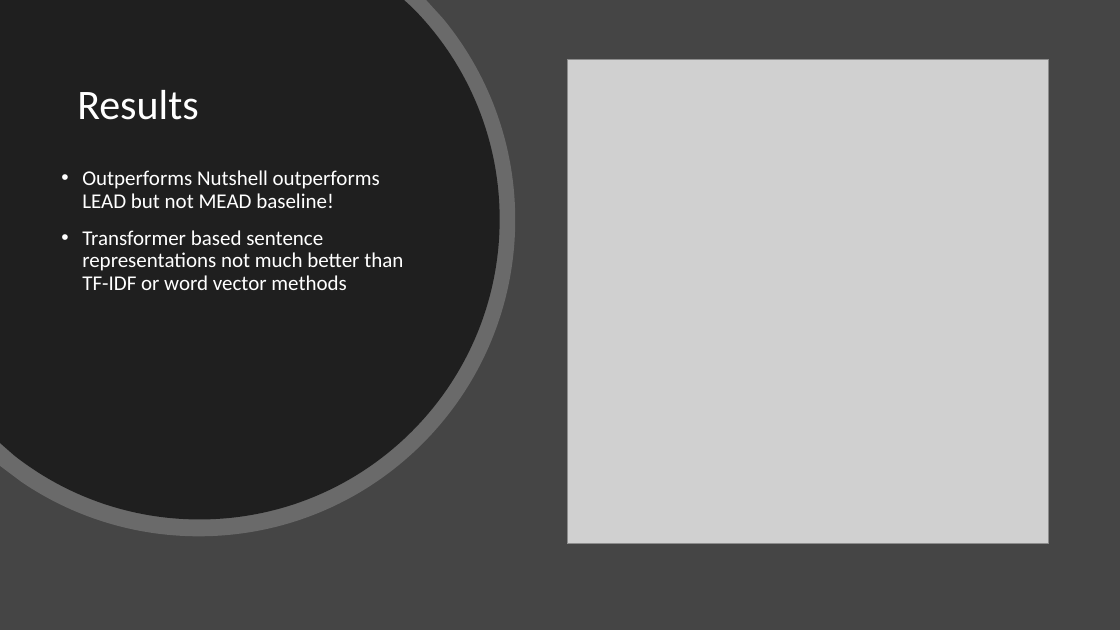
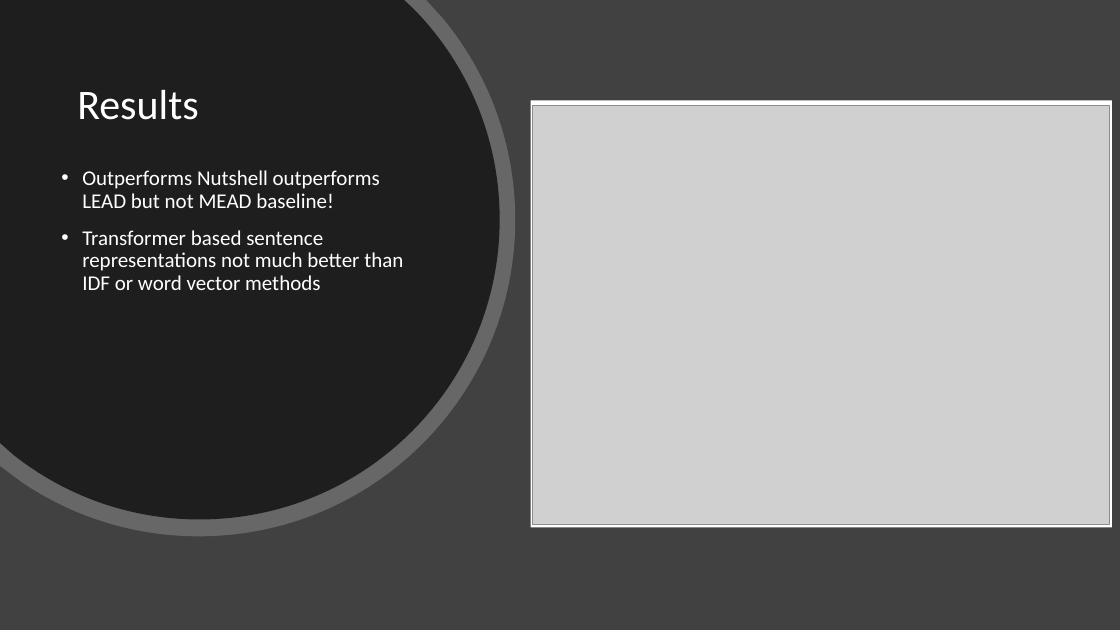
Before and after one commit to cadiem/LING573SP20, a slide deck: slide 18 of doc/D3_presentation.pptx (slide 16 before the commit). Drawn at 1120x630 pixels with LibreOffice and Linux fonts; fonts in the diff are those of the drawing; grey boxes stand for pictures. Boxes give left, top, right and bottom in pixels: in the first picture for what was removed or moved away, otherwise in the second. Text is boxed around its words. In the diff, an @@ line names an element or a change of style, - is before the commit and + after.

```diff
--- a/doc/D3_presentation.pptx
+++ b/doc/D3_presentation.pptx
@@ background #454545 to #414141 @@
@@ freeform shape at [0,0,500,519]: fill #0D0D0D at 80% opacity to #0C0C0C at 80% opacity @@
@@ rectangle added at [531,101,1112,528], fill #FFFFFF @@
@@ picture: place and size @@
-picture at [567,59,1049,544]
+picture at [533,106,1110,525]
@@ text at [82,230,403,290]: text changed @@
-• Transformer based sentence representations not much better than TF-IDF or word vector methods
+• Transformer based sentence representations not much better than IDF or word vector methods
```
Also in this commit, not shown: 16 other slides changed, 6 slides added, 4 slides removed.
